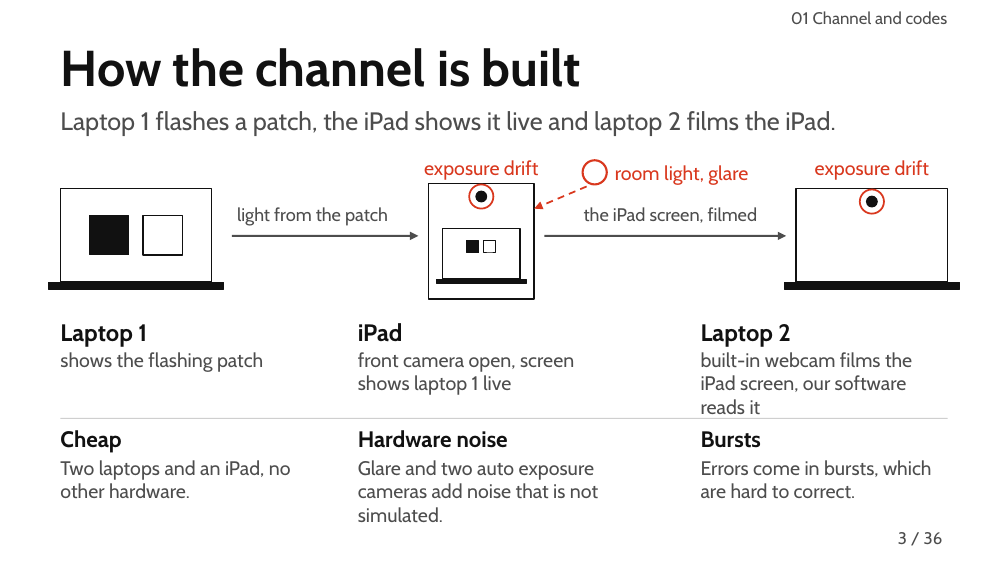
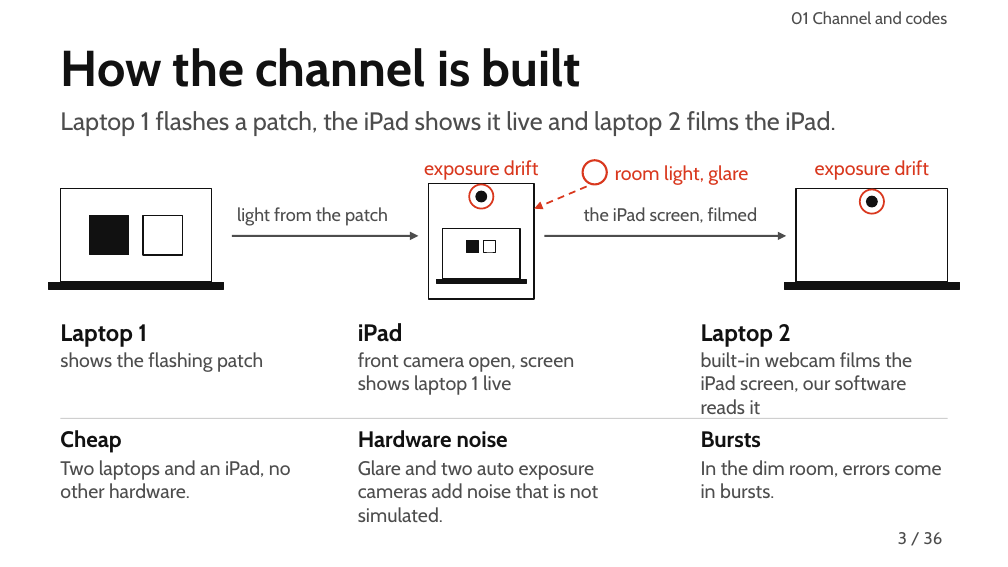
Before and after one commit to MuhammadMaazA/SamplingCW, a slide deck: slide 3 of presentation/gridlink-presentation.pptx. Drawn at 1008x567 pixels with LibreOffice and Linux fonts; fonts in the diff are those of the drawing. Boxes give left, top, right and bottom in pixels: in the first picture for what was removed or moved away, otherwise in the second. Text is boxed around its words. In the diff, an @@ line names an element or a change of style, - is before the commit and + after.

```diff
--- a/presentation/gridlink-presentation.pptx
+++ b/presentation/gridlink-presentation.pptx
@@ text at [701, 460, 942, 498]: text changed @@
-Errors come in bursts, which are hard to correct.
+In the dim room, errors come in bursts.
```
Also in this commit, not shown: 2 other slides changed, 7 other files.
